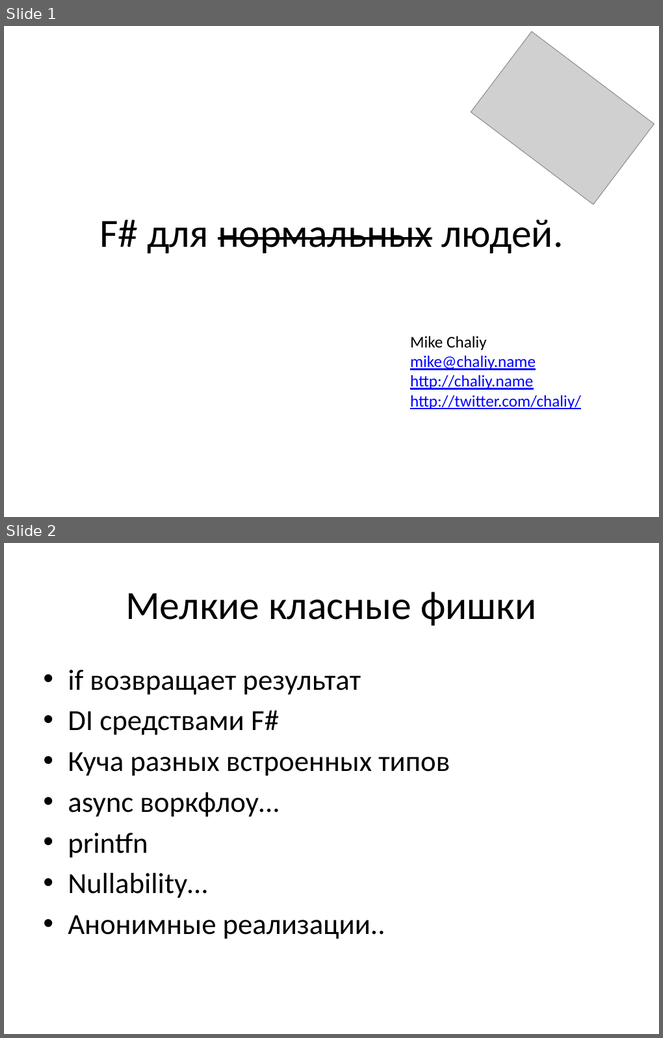
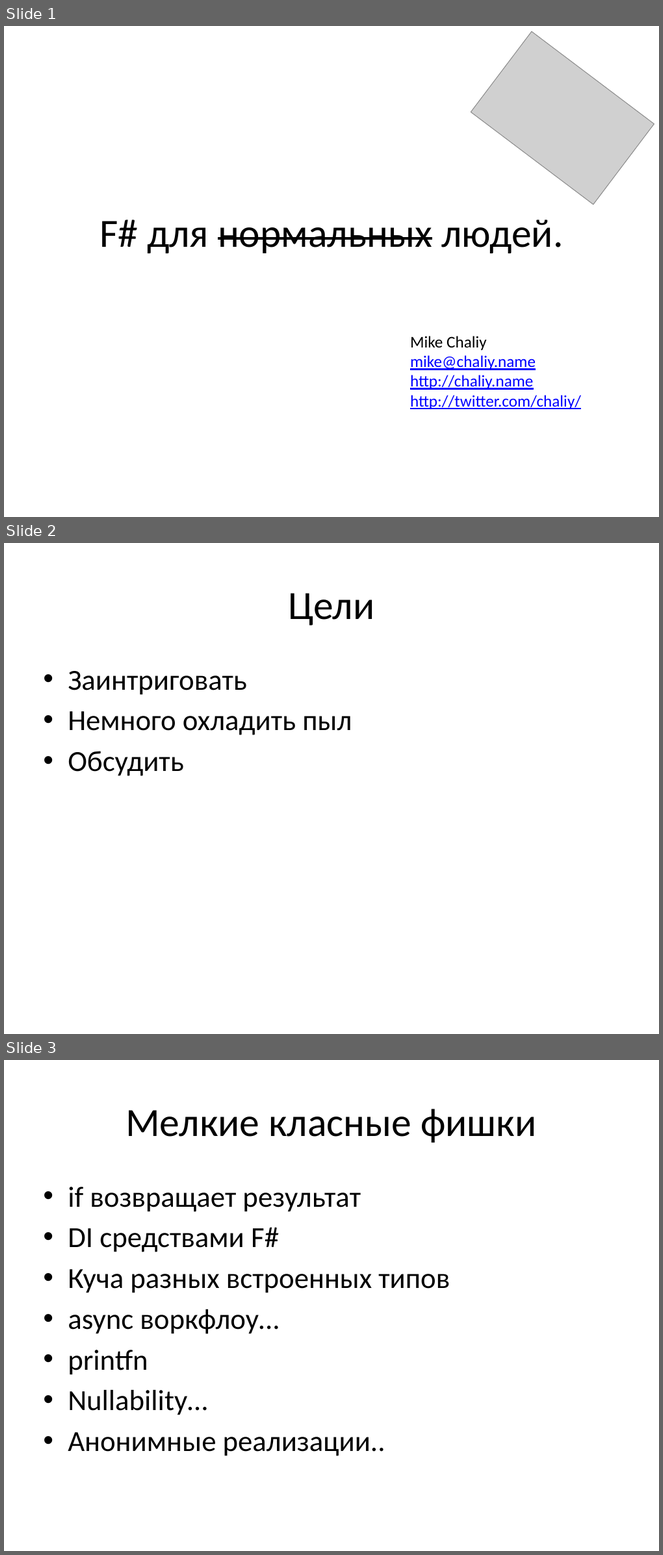
Before and after one commit to chaliy/my_talks, a slide deck: NormalFSharp/NormalFSharp.pptx. Shown one above the other, each under a label of ours: slides 1 and 2 before the commit, slides 1, 2 and 3 after it. The pictures are 663x1038 and 663x1555 pixels, drawn with LibreOffice and Linux fonts; fonts in the diff are those of the drawing; grey boxes stand for pictures. Boxes give left, top, right and bottom in pixels: in the first picture for what was removed or moved away, otherwise in the second. Text is boxed around its words. In the diff, an @@ line names an element or a change of style, - is before the commit and + after.

```diff
--- a/NormalFSharp/NormalFSharp.pptx
+++ b/NormalFSharp/NormalFSharp.pptx
@@ slide 2 added at (4,543,659,1034), background #FFFFFF @@
@@ title added at (288,593,374,626), 44 pt, text #000000 @@
+Цели
@@ text added at (68,671,352,776), 32 pt, text #000000 @@
+• Заинтриговать
+• Немного охладить пыл
+• Обсудить
@@ what was slide 2 is now slide 3 @@
```
Also in this commit, not shown: 1 slide changed.
